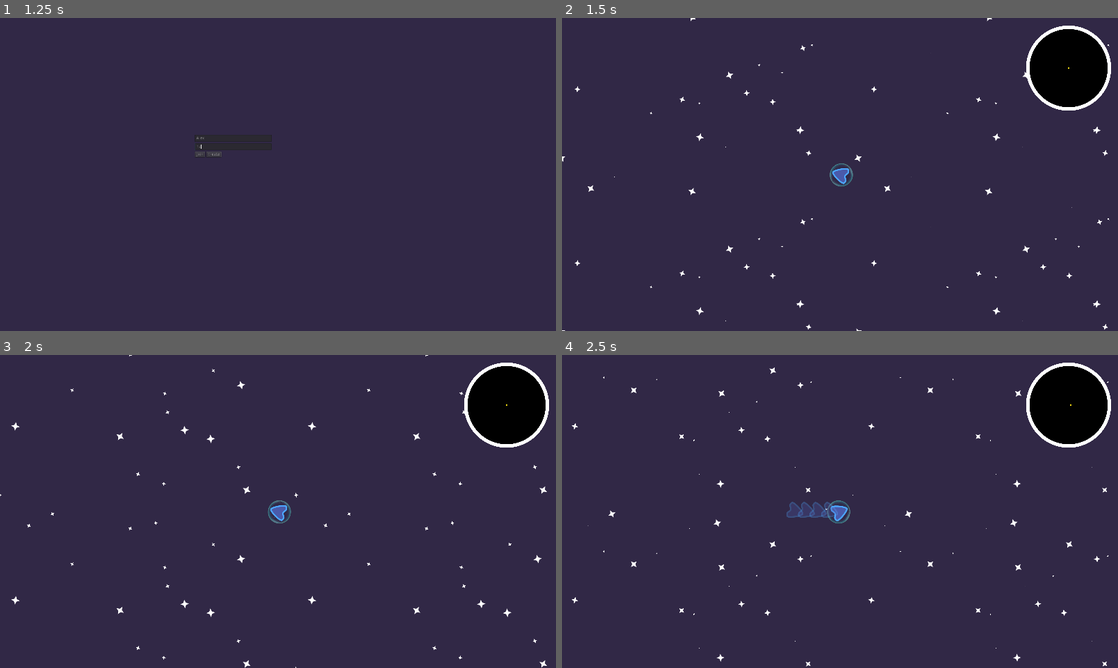
Above: before the commit, frames 1-4 (two rows, left to right).
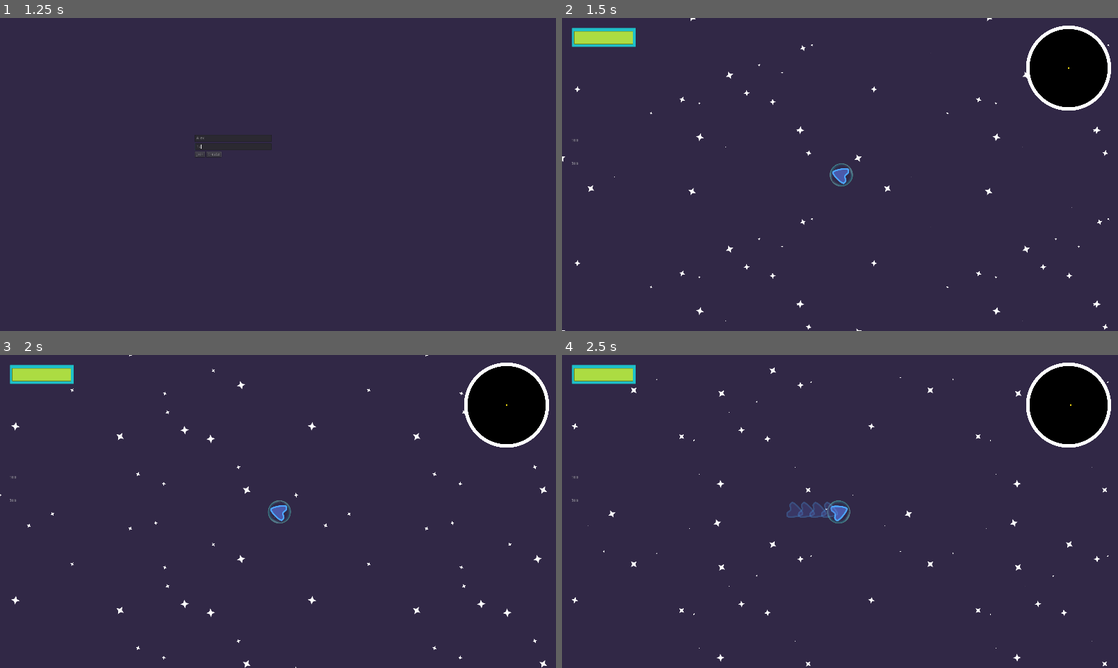
Above: after the commit, the same moments.

Repository: PIWEEK/spacehunters
Game: Godot game, scene res://Menu.tscn
The game is run twice, just before and just after one commit, with the same random seed, the same clock (stepped at 60 frames per second) and the same inputs.
Inputs (mouse positions are in pixels of both pictures, inside the frame that each line leads up to):
- Up to frame 1 (1.25 s): click (233, 136) at 0.52 s; type "Alex" at 0.6 s; click (233, 146) at 0.75 s; type "12" at 0.83 s
- Up to frame 2 (1.5 s): click "Create" at 1.25 s
- Up to frame 3 (2 s): no input
- Up to frame 4 (2.5 s): move the mouse to (962, 495) at 2.02 s; hold Right (ui_right) from 2.03 s (still down); hold Space (charge) from 2.03 s (still down)

Frame 1 is identical in both runs. In frame 2, 0.7% of the frame differs, in the area x 1-14%, y 3-47%; in frame 3, 0.7%; in frame 4, 0.7%.

Commit message:
Recover shield hulk bar2

Diff:
--- /dev/null
+++ b/Assets/hull_bar_progress.svg
@@ -0,0 +1,69 @@
+<?xml version="1.0" encoding="UTF-8" standalone="no"?>
+<!-- Created with Inkscape (http://www.inkscape.org/) -->
+
+<svg
+   xmlns:dc="http://purl.org/dc/elements/1.1/"
+   xmlns:cc="http://creativecommons.org/ns#"
+   xmlns:rdf="http://www.w3.org/1999/02/22-rdf-syntax-ns#"
+   xmlns:svg="http://www.w3.org/2000/svg"
+   xmlns="http://www.w3.org/2000/svg"
+   xmlns:sodipodi="http://sodipodi.sourceforge.net/DTD/sodipodi-0.dtd"
+   xmlns:inkscape="http://www.inkscape.org/namespaces/inkscape"
+   width="204.99997"
+   height="45"
+   viewBox="0 0 204.99996 44.999997"
+   id="svg7706"
+   version="1.1"
+   inkscape:version="0.91 r13725"
+   sodipodi:docname="hull_bar_progress.svg">
+  <defs
+     id="defs7708" />
+  <sodipodi:namedview
+     id="base"
+     pagecolor="#ffffff"
+     bordercolor="#666666"
+     borderopacity="1.0"
+     inkscape:pageopacity="0.0"
+     inkscape:pageshadow="2"
+     inkscape:zoom="3.959798"
+     inkscape:cx="111.58774"
+     inkscape:cy="4.1977049"
+     inkscape:document-units="px"
+     inkscape:current-layer="layer1"
+     showgrid="false"
+     units="px"
+     fit-margin-top="0"
+     fit-margin-left="0"
+     fit-margin-right="0"
+     fit-margin-bottom="0"
+     inkscape:window-width="1920"
+     inkscape:window-height="1027"
+     inkscape:window-x="1912"
+     inkscape:window-y="-8"
+     inkscape:window-maximized="1" />
+  <metadata
+     id="metadata7711">
+    <rdf:RDF>
+      <cc:Work
+         rdf:about="">
+        <dc:format>image/svg+xml</dc:format>
+        <dc:type
+           rdf:resource="http://purl.org/dc/dcmitype/StillImage" />
+        <dc:title></dc:title>
+      </cc:Work>
+    </rdf:RDF>
+  </metadata>
+  <g
+     inkscape:label="Layer 1"
+     inkscape:groupmode="layer"
+     id="layer1"
+     transform="translate(-7.50002,-999.86216)">
+    <rect
+       style="color:#000000;clip-rule:nonzero;display:inline;overflow:visible;visibility:visible;opacity:1;isolation:auto;mix-blend-mode:normal;color-interpolation:sRGB;color-interpolation-filters:linearRGB;solid-color:#000000;solid-opacity:1;fill:#ffffff;fill-opacity:1;fill-rule:nonzero;stroke:none;stroke-width:3.44902802;stroke-linecap:butt;stroke-linejoin:round;stroke-miterlimit:4;stroke-dasharray:none;stroke-dashoffset:0;stroke-opacity:1;color-rendering:auto;image-rendering:auto;shape-rendering:auto;text-rendering:auto;enable-background:accumulate"
+       id="rect8258-9"
+       width="201.55093"
+       height="41.550972"
+       x="9.224534"
+       y="1001.5867" />
+  </g>
+</svg>
--- /dev/null
+++ b/Assets/hull_bar_under.svg
@@ -0,0 +1,69 @@
+<?xml version="1.0" encoding="UTF-8" standalone="no"?>
+<!-- Created with Inkscape (http://www.inkscape.org/) -->
+
+<svg
+   xmlns:dc="http://purl.org/dc/elements/1.1/"
+   xmlns:cc="http://creativecommons.org/ns#"
+   xmlns:rdf="http://www.w3.org/1999/02/22-rdf-syntax-ns#"
+   xmlns:svg="http://www.w3.org/2000/svg"
+   xmlns="http://www.w3.org/2000/svg"
+   xmlns:sodipodi="http://sodipodi.sourceforge.net/DTD/sodipodi-0.dtd"
+   xmlns:inkscape="http://www.inkscape.org/namespaces/inkscape"
+   width="204.99997"
+   height="45"
+   viewBox="0 0 204.99996 44.999997"
+   id="svg7706"
+   version="1.1"
+   inkscape:version="0.91 r13725"
+   sodipodi:docname="hull_bar_under.svg">
+  <defs
+     id="defs7708" />
+  <sodipodi:namedview
+     id="base"
+     pagecolor="#ffffff"
+     bordercolor="#666666"
+     borderopacity="1.0"
+     inkscape:pageopacity="0.0"
+     inkscape:pageshadow="2"
+     inkscape:zoom="3.959798"
+     inkscape:cx="111.58774"
+     inkscape:cy="4.1977049"
+     inkscape:document-units="px"
+     inkscape:current-layer="layer1"
+     showgrid="false"
+     units="px"
+     fit-margin-top="0"
+     fit-margin-left="0"
+     fit-margin-right="0"
+     fit-margin-bottom="0"
+     inkscape:window-width="1920"
+     inkscape:window-height="1027"
+     inkscape:window-x="1912"
+     inkscape:window-y="-8"
+     inkscape:window-maximized="1" />
+  <metadata
+     id="metadata7711">
+    <rdf:RDF>
+      <cc:Work
+         rdf:about="">
+        <dc:format>image/svg+xml</dc:format>
+        <dc:type
+           rdf:resource="http://purl.org/dc/dcmitype/StillImage" />
+        <dc:title></dc:title>
+      </cc:Work>
+    </rdf:RDF>
+  </metadata>
+  <g
+     inkscape:label="Layer 1"
+     inkscape:groupmode="layer"
+     id="layer1"
+     transform="translate(-7.50002,-999.86216)">
+    <rect
+       style="color:#000000;clip-rule:nonzero;display:inline;overflow:visible;visibility:visible;opacity:1;isolation:auto;mix-blend-mode:normal;color-interpolation:sRGB;color-interpolation-filters:linearRGB;solid-color:#000000;solid-opacity:1;fill:#000000;fill-opacity:1;fill-rule:nonzero;stroke:#648027;stroke-width:3.44902802;stroke-linecap:butt;stroke-linejoin:round;stroke-miterlimit:4;stroke-dasharray:none;stroke-dashoffset:0;stroke-opacity:1;color-rendering:auto;image-rendering:auto;shape-rendering:auto;text-rendering:auto;enable-background:accumulate"
+       id="rect8258-9"
+       width="201.55093"
+       height="41.550972"
+       x="9.224534"
+       y="1001.5867" />
+  </g>
+</svg>
--- /dev/null
+++ b/Assets/shield_bar_progress_2.svg
@@ -0,0 +1,69 @@
+<?xml version="1.0" encoding="UTF-8" standalone="no"?>
+<!-- Created with Inkscape (http://www.inkscape.org/) -->
+
+<svg
+   xmlns:dc="http://purl.org/dc/elements/1.1/"
+   xmlns:cc="http://creativecommons.org/ns#"
+   xmlns:rdf="http://www.w3.org/1999/02/22-rdf-syntax-ns#"
+   xmlns:svg="http://www.w3.org/2000/svg"
+   xmlns="http://www.w3.org/2000/svg"
+   xmlns:sodipodi="http://sodipodi.sourceforge.net/DTD/sodipodi-0.dtd"
+   xmlns:inkscape="http://www.inkscape.org/namespaces/inkscape"
+   width="225.00003"
+   height="70.000008"
+   viewBox="0 0 225.00002 70.000003"
+   id="svg7706"
+   version="1.1"
+   inkscape:version="0.91 r13725"
+   sodipodi:docname="shield_bar_progress_2.svg">
+  <defs
+     id="defs7708" />
+  <sodipodi:namedview
+     id="base"
+     pagecolor="#ffffff"
+     bordercolor="#666666"
+     borderopacity="1.0"
+     inkscape:pageopacity="0.0"
+     inkscape:pageshadow="2"
+     inkscape:zoom="3.959798"
+     inkscape:cx="84.338395"
+     inkscape:cy="14.197733"
+     inkscape:document-units="px"
+     inkscape:current-layer="layer1"
+     showgrid="false"
+     units="px"
+     fit-margin-top="0"
+     fit-margin-left="0"
+     fit-margin-right="0"
+     fit-margin-bottom="0"
+     inkscape:window-width="1920"
+     inkscape:window-height="1027"
+     inkscape:window-x="1912"
+     inkscape:window-y="-8"
+     inkscape:window-maximized="1" />
+  <metadata
+     id="metadata7711">
+    <rdf:RDF>
+      <cc:Work
+         rdf:about="">
+        <dc:format>image/svg+xml</dc:format>
+        <dc:type
+           rdf:resource="http://purl.org/dc/dcmitype/StillImage" />
+        <dc:title></dc:title>
+      </cc:Work>
+    </rdf:RDF>
+  </metadata>
+  <g
+     inkscape:label="Layer 1"
+     inkscape:groupmode="layer"
+     id="layer1"
+     transform="translate(2.4999998,-984.86218)">
+    <rect
+       style="color:#000000;clip-rule:nonzero;display:inline;overflow:visible;visibility:visible;opacity:1;isolation:auto;mix-blend-mode:normal;color-interpolation:sRGB;color-interpolation-filters:linearRGB;solid-color:#000000;solid-opacity:1;fill:#ffffff;fill-opacity:1;fill-rule:nonzero;stroke:none;stroke-width:4.99999952;stroke-linecap:butt;stroke-linejoin:round;stroke-miterlimit:4;stroke-dasharray:none;stroke-dashoffset:0;stroke-opacity:1;color-rendering:auto;image-rendering:auto;shape-rendering:auto;text-rendering:auto;enable-background:accumulate"
+       id="rect8258"
+       width="220"
+       height="64.999992"
+       x="2.0477437e-006"
+       y="987.36218" />
+  </g>
+</svg>
--- /dev/null
+++ b/Assets/shield_bar_under.svg
@@ -0,0 +1,99 @@
+<?xml version="1.0" encoding="UTF-8" standalone="no"?>
+<!-- Created with Inkscape (http://www.inkscape.org/) -->
+
+<svg
+   xmlns:dc="http://purl.org/dc/elements/1.1/"
+   xmlns:cc="http://creativecommons.org/ns#"
+   xmlns:rdf="http://www.w3.org/1999/02/22-rdf-syntax-ns#"
+   xmlns:svg="http://www.w3.org/2000/svg"
+   xmlns="http://www.w3.org/2000/svg"
+   xmlns:xlink="http://www.w3.org/1999/xlink"
+   xmlns:sodipodi="http://sodipodi.sourceforge.net/DTD/sodipodi-0.dtd"
+   xmlns:inkscape="http://www.inkscape.org/namespaces/inkscape"
+   width="485"
+   height="75"
+   viewBox="0 0 128.32291 19.843751"
+   version="1.1"
+   id="svg8"
+   sodipodi:docname="shield_bar_under.svg"
+   inkscape:version="0.92.4 5da689c313, 2019-01-14">
+  <defs
+     id="defs2">
+    <linearGradient
+       id="linearGradient875"
+       inkscape:collect="always">
+      <stop
+         id="stop873"
+         offset="0"
+         style="stop-color:#4da6ff;stop-opacity:0.69430053" />
+      <stop
+         id="stop871"
+         offset="1"
+         style="stop-color:#4da6ff;stop-opacity:0;" />
+    </linearGradient>
+    <linearGradient
+       inkscape:collect="always"
+       xlink:href="#linearGradient875"
+       id="linearGradient1027"
+       x1="420.68762"
+       y1="-40.561436"
+       x2="462.37091"
+       y2="-40.561436"
+       gradientUnits="userSpaceOnUse"
+       gradientTransform="translate(-366.43242,-396.42116)" />
+  </defs>
+  <sodipodi:namedview
+     id="base"
+     pagecolor="#322947"
+     bordercolor="#666666"
+     borderopacity="1.0"
+     inkscape:pageopacity="0"
+     inkscape:pageshadow="2"
+     inkscape:zoom="0.7"
+     inkscape:cx="166.15084"
+     inkscape:cy="351.4335"
+     inkscape:document-units="px"
+     inkscape:current-layer="layer1"
+     showgrid="false"
+     units="px"
+     inkscape:snap-global="true"
+     inkscape:window-width="1920"
+     inkscape:window-height="1022"
+     inkscape:window-x="0"
+     inkscape:window-y="30"
+     inkscape:window-maximized="1"
+     inkscape:snap-bbox="true" />
+  <metadata
+     id="metadata5">
+    <rdf:RDF>
+      <cc:Work
+         rdf:about="">
+        <dc:format>image/svg+xml</dc:format>
+        <dc:type
+           rdf:resource="http://purl.org/dc/dcmitype/StillImage" />
+        <dc:title />
+      </cc:Work>
+    </rdf:RDF>
+  </metadata>
+  <g
+     inkscape:label="Layer 1"
+     inkscape:groupmode="layer"
+     id="layer1"
+     transform="translate(0,-277.15623)">
+    <circle
+       style="opacity:1;fill:url(#linearGradient1027);fill-opacity:1;stroke:#4da6ff;stroke-width:1.0583334;stroke-linecap:round;stroke-linejoin:round;stroke-miterlimit:4;stroke-dasharray:none;stroke-opacity:1"
+       id="path1019"
+       cx="75.096848"
+       cy="-436.9826"
+       r="20.312485" />
+    <rect
+       style="opacity:1;fill:#4b5bab;fill-opacity:0.48186529;stroke:#4da6ff;stroke-width:1.05833328;stroke-linecap:round;stroke-miterlimit:4;stroke-dasharray:none;stroke-dashoffset:0;stroke-opacity:1"
+       id="rect841"
+       width="124.54315"
+       height="12.473214"
+       x="1.8898823"
+       y="279.32959"
+       ry="6.2366071"
+       rx="6.2366071" />
+  </g>
+</svg>
--- /dev/null
+++ b/Assets/shield_bar_under_2.svg
@@ -0,0 +1,69 @@
+<?xml version="1.0" encoding="UTF-8" standalone="no"?>
+<!-- Created with Inkscape (http://www.inkscape.org/) -->
+
+<svg
+   xmlns:dc="http://purl.org/dc/elements/1.1/"
+   xmlns:cc="http://creativecommons.org/ns#"
+   xmlns:rdf="http://www.w3.org/1999/02/22-rdf-syntax-ns#"
+   xmlns:svg="http://www.w3.org/2000/svg"
+   xmlns="http://www.w3.org/2000/svg"
+   xmlns:sodipodi="http://sodipodi.sourceforge.net/DTD/sodipodi-0.dtd"
+   xmlns:inkscape="http://www.inkscape.org/namespaces/inkscape"
+   width="225.00003"
+   height="85.000008"
+   viewBox="0 0 225.00002 85.000003"
+   id="svg7706"
+   version="1.1"
+   inkscape:version="0.91 r13725"
+   sodipodi:docname="shield_bar_under_2.svg">
+  <defs
+     id="defs7708" />
+  <sodipodi:namedview
+     id="base"
+     pagecolor="#ffffff"
+     bordercolor="#666666"
+     borderopacity="1.0"
+     inkscape:pageopacity="0.0"
+     inkscape:pageshadow="2"
+     inkscape:zoom="3.959798"
+     inkscape:cx="121.58777"
+     inkscape:cy="14.197733"
+     inkscape:document-units="px"
+     inkscape:current-layer="layer1"
+     showgrid="false"
+     units="px"
+     fit-margin-top="0"
+     fit-margin-left="0"
+     fit-margin-right="0"
+     fit-margin-bottom="0"
+     inkscape:window-width="1920"
+     inkscape:window-height="1027"
+     inkscape:window-x="1912"
+     inkscape:window-y="-8"
+     inkscape:window-maximized="1" />
+  <metadata
+     id="metadata7711">
+    <rdf:RDF>
+      <cc:Work
+         rdf:about="">
+        <dc:format>image/svg+xml</dc:format>
+        <dc:type
+           rdf:resource="http://purl.org/dc/dcmitype/StillImage" />
+        <dc:title />
+      </cc:Work>
+    </rdf:RDF>
+  </metadata>
+  <g
+     inkscape:label="Layer 1"
+     inkscape:groupmode="layer"
+     id="layer1"
+     transform="translate(2.4999998,-969.86218)">
+    <rect
+       style="color:#000000;clip-rule:nonzero;display:inline;overflow:visible;visibility:visible;opacity:1;isolation:auto;mix-blend-mode:normal;color-interpolation:sRGB;color-interpolation-filters:linearRGB;solid-color:#000000;solid-opacity:1;fill:#008cda;fill-opacity:0.04216867;fill-rule:nonzero;stroke:#008cda;stroke-width:4.99999952;stroke-linecap:butt;stroke-linejoin:round;stroke-miterlimit:4;stroke-dasharray:none;stroke-dashoffset:0;stroke-opacity:1;color-rendering:auto;image-rendering:auto;shape-rendering:auto;text-rendering:auto;enable-background:accumulate"
+       id="rect8258"
+       width="220"
+       height="80"
+       x="0"
+       y="972.36218" />
+  </g>
+</svg>
--- a/Main.tscn
+++ b/Main.tscn
@@ -21,14 +21,17 @@
 [node name="Limit" parent="." instance=ExtResource( 2 )]
 scale = Vector2( 3, 3 )
 
-[node name="ShieldHulkBar" parent="." instance=ExtResource( 7 )]
-visible = false
-
 [node name="CanvasLayer" type="CanvasLayer" parent="."]
 
 [node name="Minimap" parent="CanvasLayer" instance=ExtResource( 1 )]
 position = Vector2( 1749.32, 173.027 )
 
+[node name="ShieldHulkBar" parent="CanvasLayer" instance=ExtResource( 7 )]
+margin_left = 32.0
+margin_top = 32.0
+margin_right = -1646.0
+margin_bottom = -974.0
+
 [node name="Line2D" type="Line2D" parent="."]
 visible = false
 points = PoolVector2Array( -3000.06, -0.231659, 3003.06, -0.231659 )
--- a/UI/ShieldHulkBar/ShieldHullBar.tscn
+++ b/UI/ShieldHulkBar/ShieldHullBar.tscn
@@ -1,26 +1,28 @@
-[gd_scene load_steps=3 format=2]
+[gd_scene load_steps=5 format=2]
 
 [ext_resource path="res://UI/ShieldHulkBar/ShieldHullBar.gd" type="Script" id=1]
-[ext_resource path="res://Assets/shield_bar_progress.svg" type="Texture" id=2]
+[ext_resource path="res://Assets/shield_bar_progress_2.svg" type="Texture" id=2]
+[ext_resource path="res://Assets/hull_bar_under.svg" type="Texture" id=3]
+[ext_resource path="res://Assets/hull_bar_progress.svg" type="Texture" id=5]
 
 [node name="ShieldHullBar" type="Control"]
 anchor_right = 1.0
 anchor_bottom = 1.0
+margin_left = -188.9
+margin_top = 76.6236
+margin_right = -188.9
+margin_bottom = 76.6237
 script = ExtResource( 1 )
 __meta__ = {
 "_edit_use_anchors_": false
 }
 
 [node name="ShieldBar" type="TextureProgress" parent="."]
-margin_right = 1858.0
-margin_bottom = 175.0
+margin_right = 225.0
+margin_bottom = 70.0
 value = 5.0
 texture_progress = ExtResource( 2 )
-nine_patch_stretch = true
-stretch_margin_left = 37
-stretch_margin_top = 10
-stretch_margin_right = 46
-stretch_margin_bottom = 23
+tint_progress = Color( 0.121569, 0.756863, 0.788235, 1 )
 __meta__ = {
 "_edit_use_anchors_": false
 }
@@ -30,12 +32,14 @@
 [node name="AnimationPlayer" type="AnimationPlayer" parent="ShieldBar"]
 
 [node name="HullBar" type="TextureProgress" parent="."]
-margin_top = 185.0
-margin_right = 1858.0
-margin_bottom = 356.0
+margin_left = 10.0
+margin_top = 13.0
+margin_right = 214.0
+margin_bottom = 58.0
 value = 5.0
-texture_progress = ExtResource( 2 )
-nine_patch_stretch = true
+texture_under = ExtResource( 3 )
+texture_progress = ExtResource( 5 )
+tint_progress = Color( 0.678431, 0.866667, 0.262745, 1 )
 stretch_margin_left = 37
 stretch_margin_top = 10
 stretch_margin_right = 46
Not shown, added: Assets/hull_bar_progress.svg.import
Not shown, added: Assets/hull_bar_under.svg.import
Not shown, added: Assets/shield_bar_progress_2.svg.import
Not shown, added: Assets/shield_bar_under.svg.import
Not shown, added: Assets/shield_bar_under_2.svg.import
